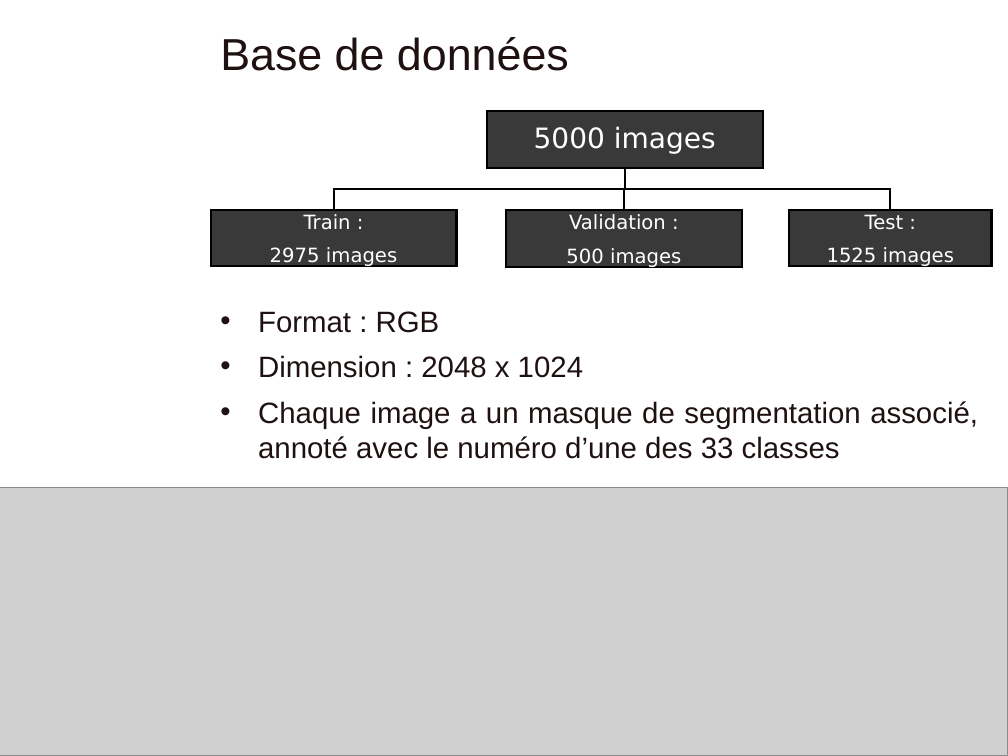
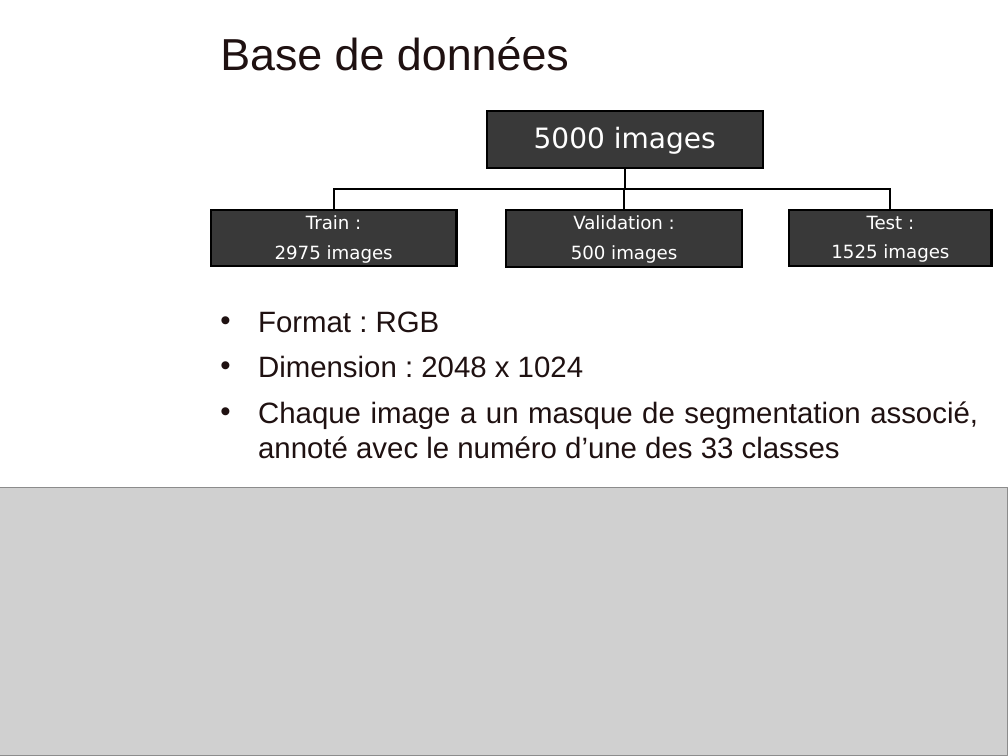
Before and after one commit to CelineLesur/OCR_IAEngineer_Projet8, a slide deck: slide 3 of presentation.ppt. Drawn at 1008x756 pixels with LibreOffice and Linux fonts; fonts in the diff are those of the drawing; grey boxes stand for pictures; background and template pictures are left out. Boxes give left, top, right and bottom in pixels: in the first picture for what was removed or moved away, otherwise in the second. Text is boxed around its words. In the diff, an @@ line names an element or a change of style, - is before the commit and + after.

```diff
--- a/presentation.ppt
+++ b/presentation.ppt
@@ size 14 to 12.9 pt; line spacing 1 to 0.9 in 3 elements at (x1=211, y1=211, x2=457, y2=267), (x1=506, y1=211, x2=741, y2=268), (x1=789, y1=211, x2=992, y2=267) @@
```
Also in this commit, not shown: 6 other slides changed.
